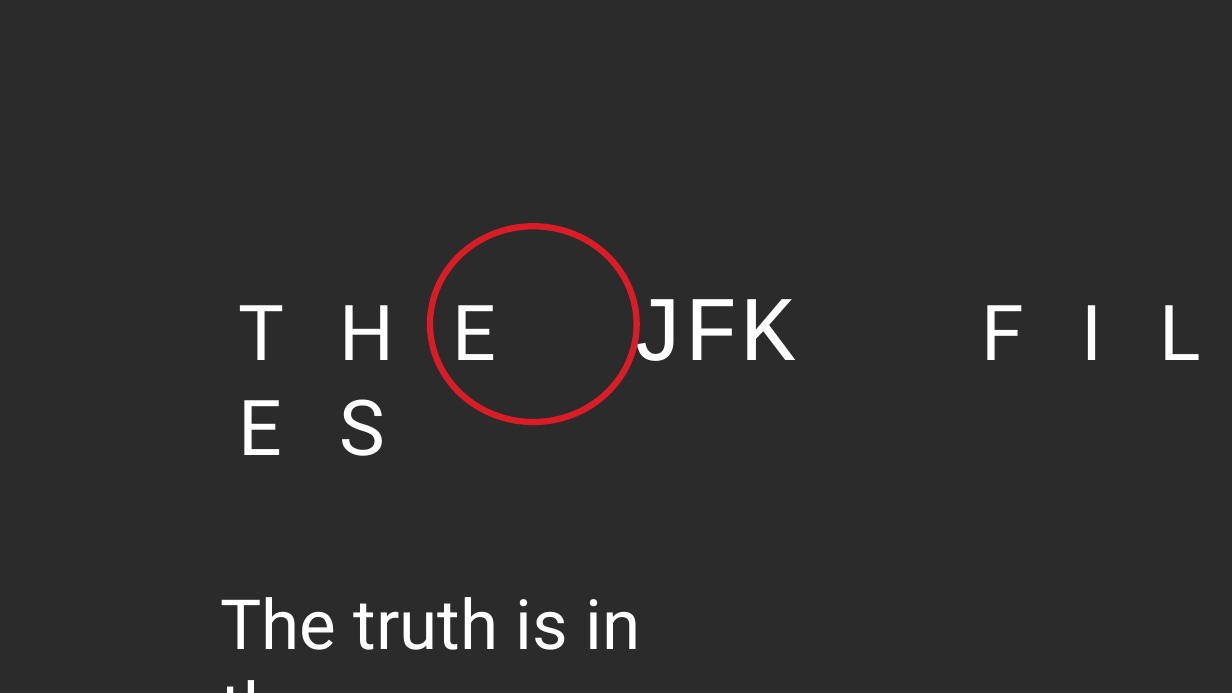
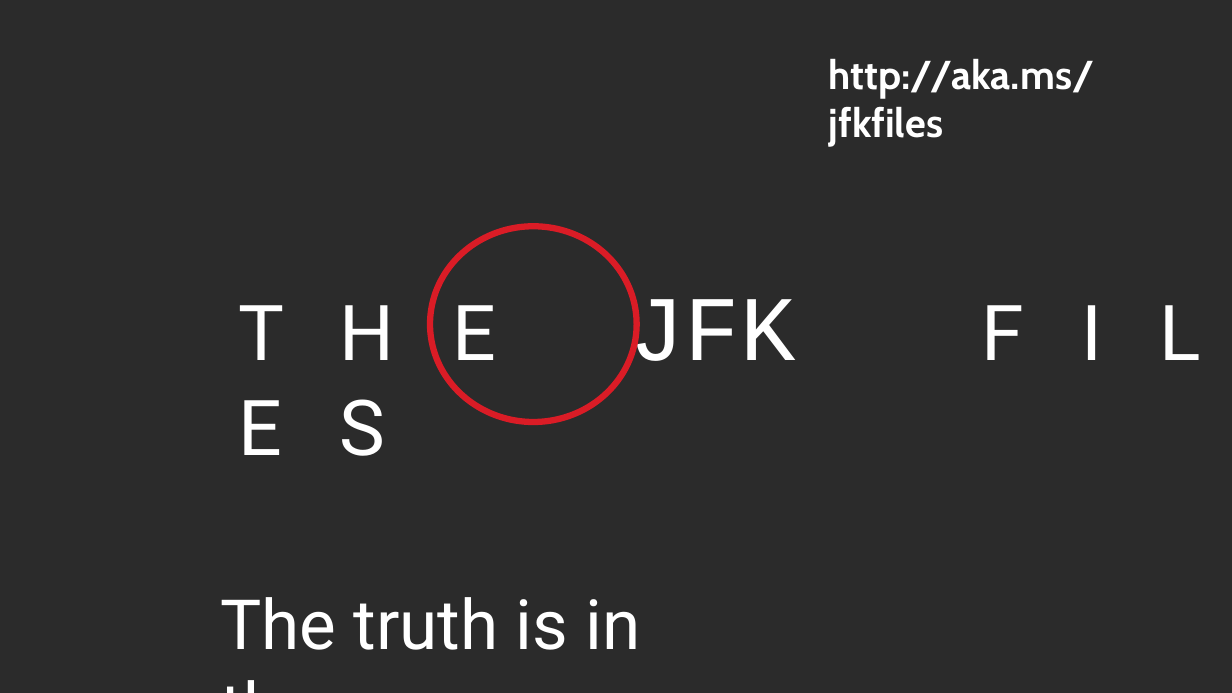
Before and after one commit to shawnweisfeld/20180811_SQLSaturdayBR, a slide deck: slide 15 of CognitiveServices.pptx (slide 14 before the commit). Drawn at 1232x693 pixels with LibreOffice and Linux fonts; fonts in the diff are those of the drawing; background and template pictures are left out; a plain dark background stands for a picture behind light text. Boxes give left, top, right and bottom in pixels: in the first picture for what was removed or moved away, otherwise in the second. Text is boxed around its words. In the diff, an @@ line names an element or a change of style, - is before the commit and + after.

```diff
--- a/CognitiveServices.pptx
+++ b/CognitiveServices.pptx
@@ text added at [829,58,1095,147], 32 pt, text #FFFFFF, bold @@
+http://aka.ms/jfkfiles
```
Also in this commit, not shown: 2 other slides changed, 1 slide added.
